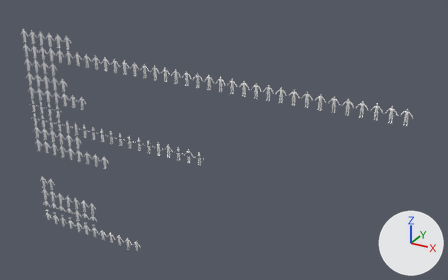
What one commit did to the Blender file Attires/Attires_ALL.blend.
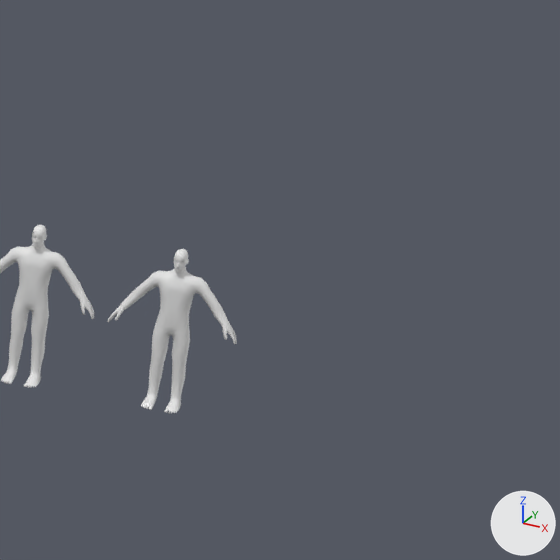
The first picture shows the older version from a 50 mm camera at (62.8, -58.8, 49.4) aimed at (28.7, 3.1, 18.5). The close-ups show the older and then the newer version on the part from 87% to 100% of the width and 29% to 51% of the height of that picture. Only the edits that show in the close-ups are written down. Every picture has the same lights, and +X, +Y and +Z are marked at lower right.

Objects in the first close-up: 'PlayerModel.114', 'PlayerModel.120'.
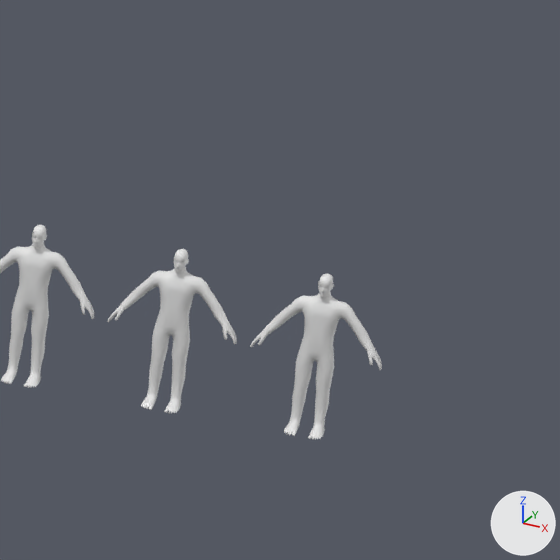
Changed parts and their boxes (x1, y1, x2, y2) in the close-ups (560 x 560 px):
'PlayerModel.124', added
    after: (250, 273, 382, 440)

What the commit changed:
Object 'PlayerModel.124' (ob_playermodel_124) is new; it shows me_cube_029.
Its location is (52.5, 0.0, 26.0).
It gains a MIRROR modifier named 'Mirror'.
Modifier setting: use_clip = True.
